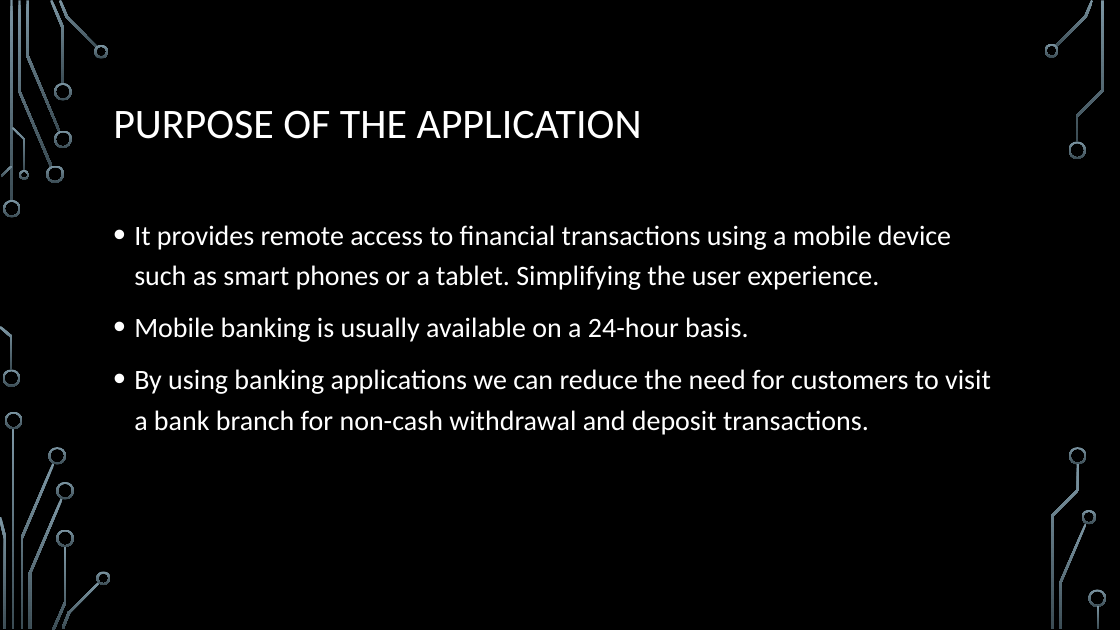
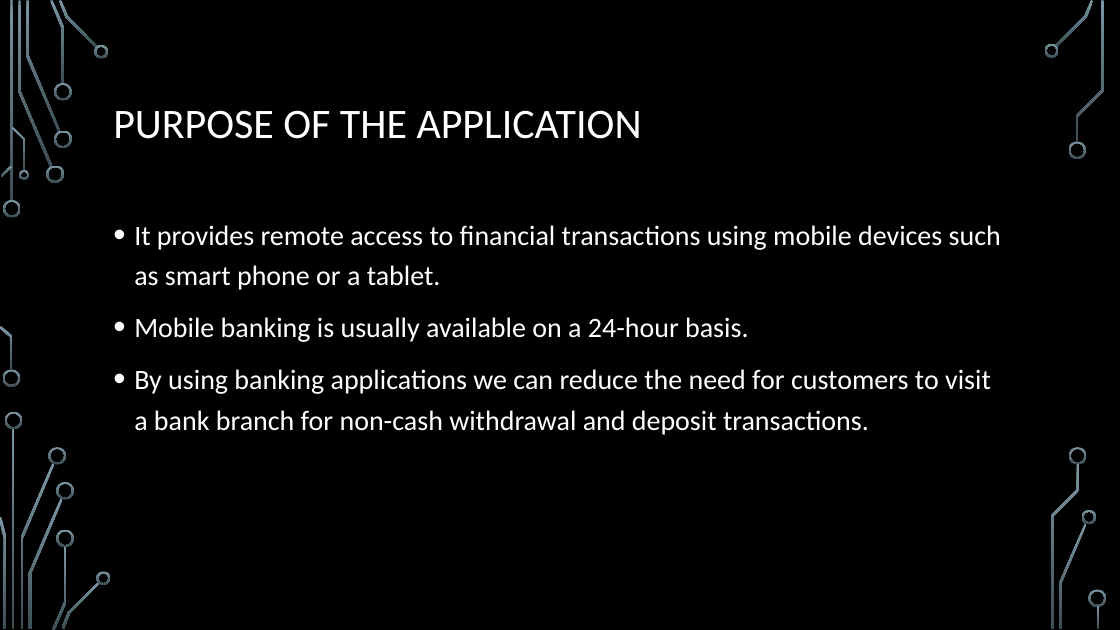
Before and after one commit to HariHaraSuryaTeja/Banking-Prototype, a slide deck: slide 3 of MAD BANK.pptx. Drawn at 1120x630 pixels with LibreOffice and Linux fonts; fonts in the diff are those of the drawing; background and template pictures are left out. Boxes give left, top, right and bottom in pixels: in the first picture for what was removed or moved away, otherwise in the second. Text is boxed around its words. In the diff, an @@ line names an element or a change of style, - is before the commit and + after.

Commit message:
Final PPT
Made some changes to the PPT

```diff
--- a/MAD BANK.pptx
+++ b/MAD BANK.pptx
@@ text at (x1=134, y1=225, x2=1001, y2=290): text changed @@
-• It provides remote access to financial transactions using a mobile device such as smart phones or a tablet. Simplifying the user experience.
+• It provides remote access to financial transactions using mobile devices such as smart phone or a tablet.
```
Also in this commit, not shown: 6 other slides changed, 1 slide added.
